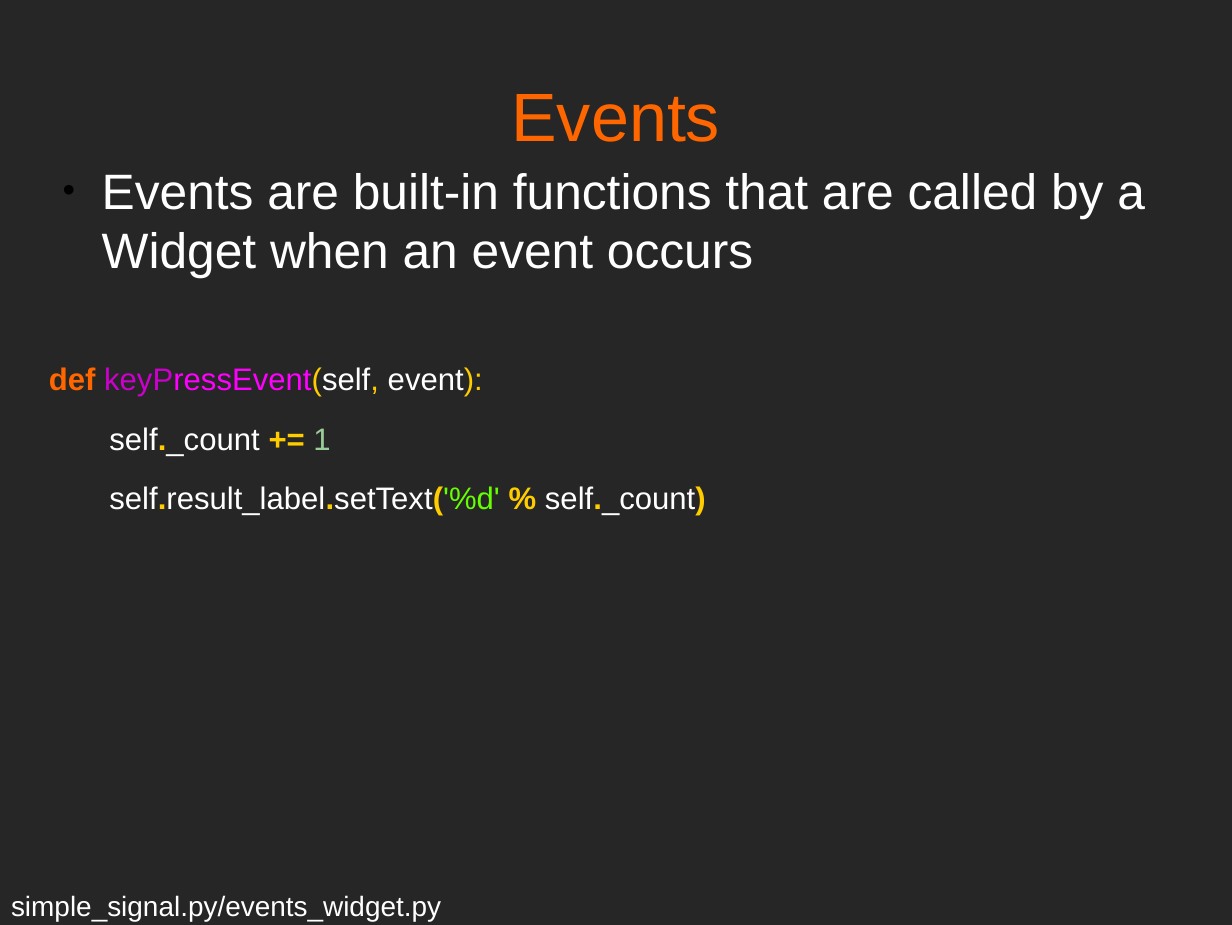
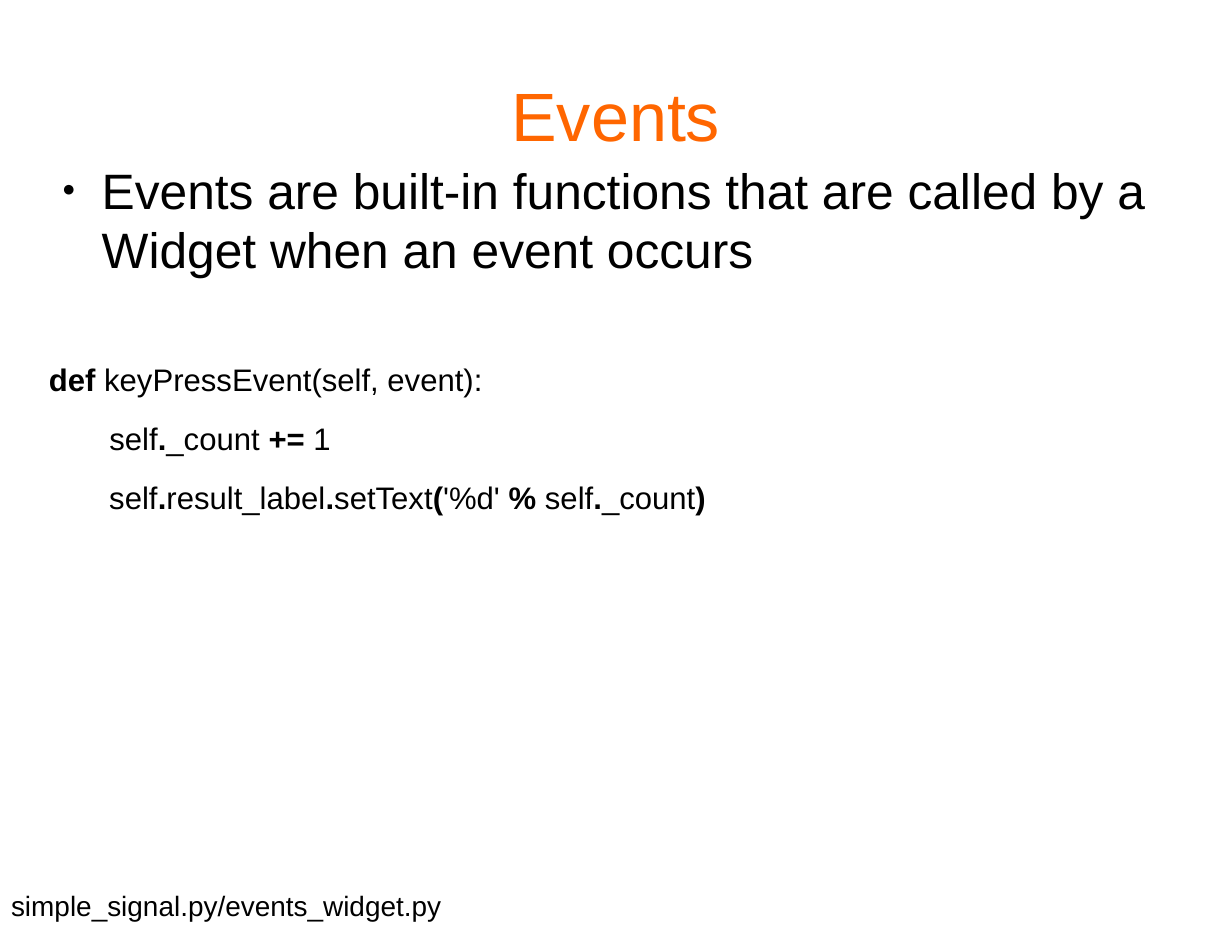
Before and after one commit to mfarhan12/qt-presentation, a slide deck: slide 12 of OPAG QT Presentation.odp. Drawn at 1232x925 pixels with LibreOffice and Linux fonts; fonts in the diff are those of the drawing. Boxes give left, top, right and bottom in pixels: in the first picture for what was removed or moved away, otherwise in the second. Text is boxed around its words. In the diff, an @@ line names an element or a change of style, - is before the commit and + after.

```diff
--- a/OPAG QT Presentation.odp
+++ b/OPAG QT Presentation.odp
@@ background #262626 to #FFFFFF @@
@@ text "Events are built-in functions that ..." at <box>49,173,1145,516</box>: text colour #FFFFFF to #000000 in "Events are built-in functions that are called ...", "keyPressEvent(self, event):", "self._count", "self.result_label.setText('%d' self._count)"; text colour #FF6600 to #000000 in "def"; text colour #CC00CC to #000000, text colour #FF00FF to #000000 in "keyPressEvent(self,"; text colour #FFCC00 to #000000 in "keyPressEvent(self, event):", "self._count +=", "self.result_label.setText('%d' % self._count)"; text colour #99CC99 to #000000 in "1"; text colour #66FF00 to #000000 in "self.result_label.setText('%d'" @@
@@ text "simple_signal.py/events_widget.py" at <box>11,895,441,921</box>: text colour #FFFFFF to #000000 @@
```
Also in this commit, not shown: 29 other slides changed, 12 other files.
